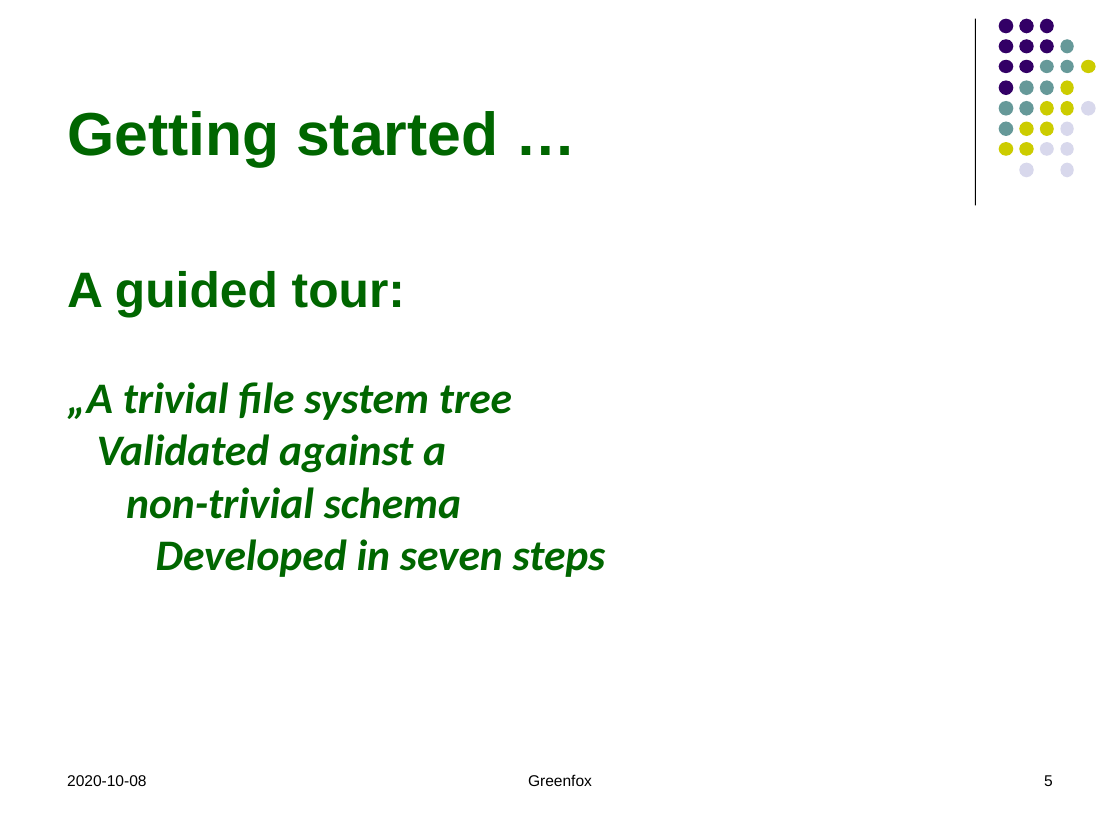
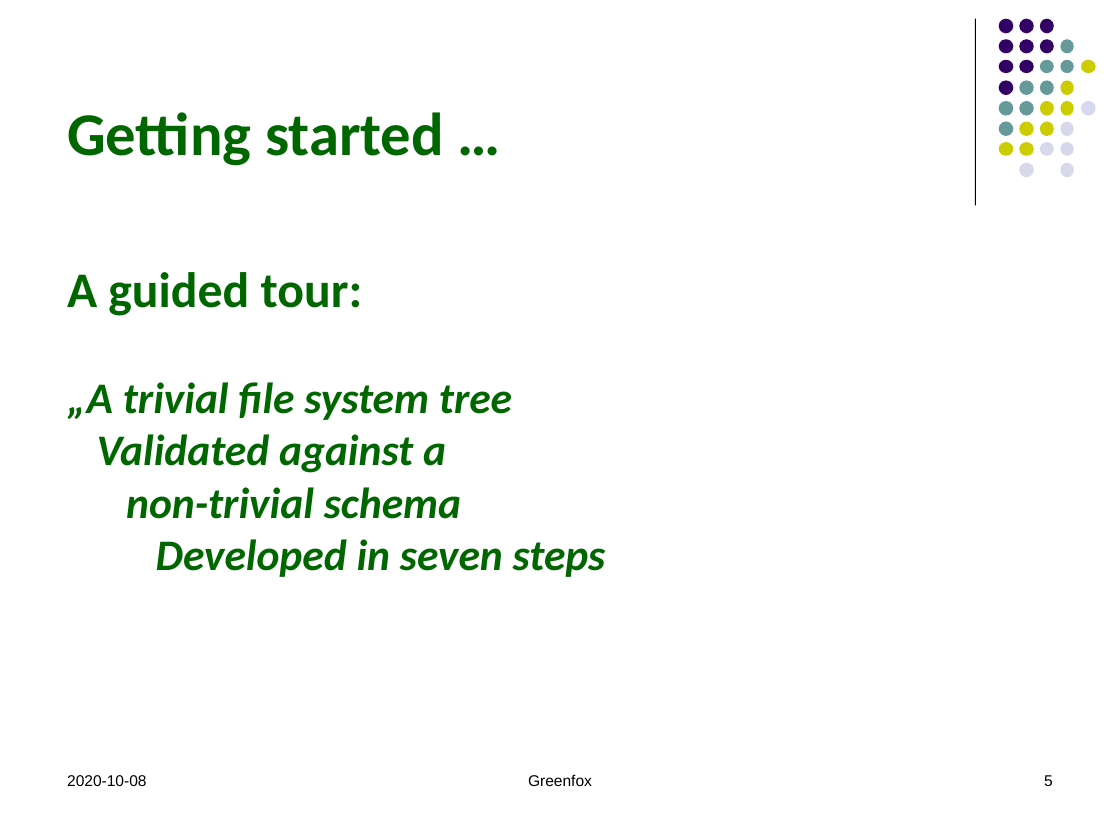
Before and after one commit to hrennau/greenfox, a slide deck: slide 5 of declarative-amsterdam-2020/an-introduction-to-greenfox/introduction-to-greenfox-part1.pptx. Drawn at 1120x840 pixels with LibreOffice and Linux fonts; fonts in the diff are those of the drawing. Boxes give left, top, right and bottom in pixels: in the first picture for what was removed or moved away, otherwise in the second. Text is boxed around its words. In the diff, an @@ line names an element or a change of style, - is before the commit and + after.

```diff
--- a/declarative-amsterdam-2020/an-introduction-to-greenfox/introduction-to-greenfox-part1.pptx
+++ b/declarative-amsterdam-2020/an-introduction-to-greenfox/introduction-to-greenfox-part1.pptx
@@ title "Getting started …" at box(67, 112, 444, 166): font Arial to Calibri @@
@@ text at box(67, 272, 363, 316): font Arial to Calibri in "A guided tour:" @@
```
Also in this commit, not shown: 8 other slides changed, 8 slides added, 2 other files.
